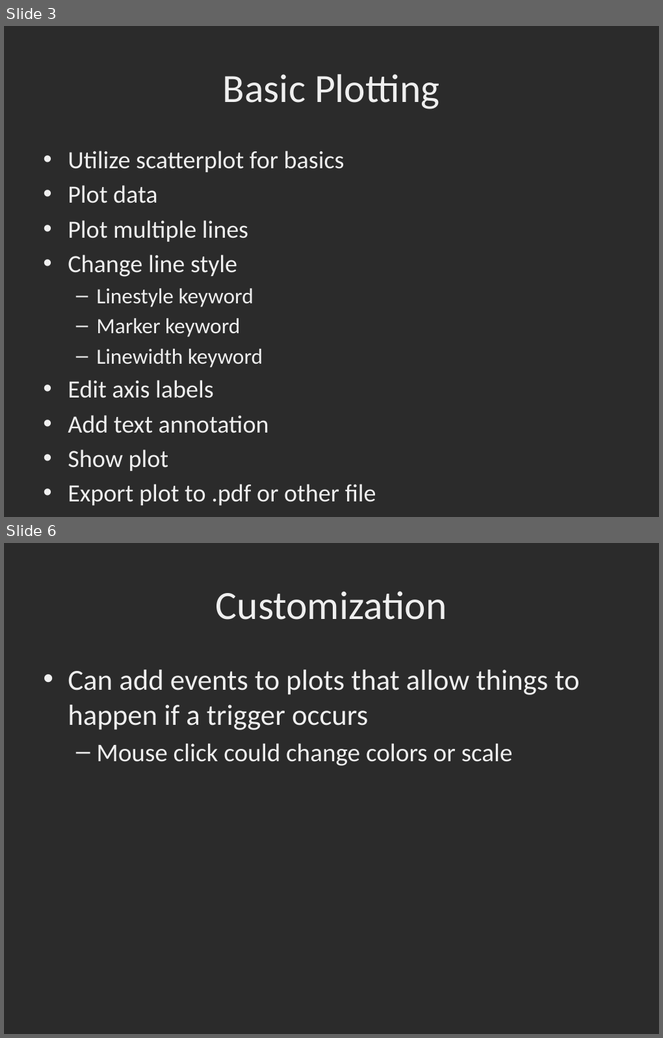
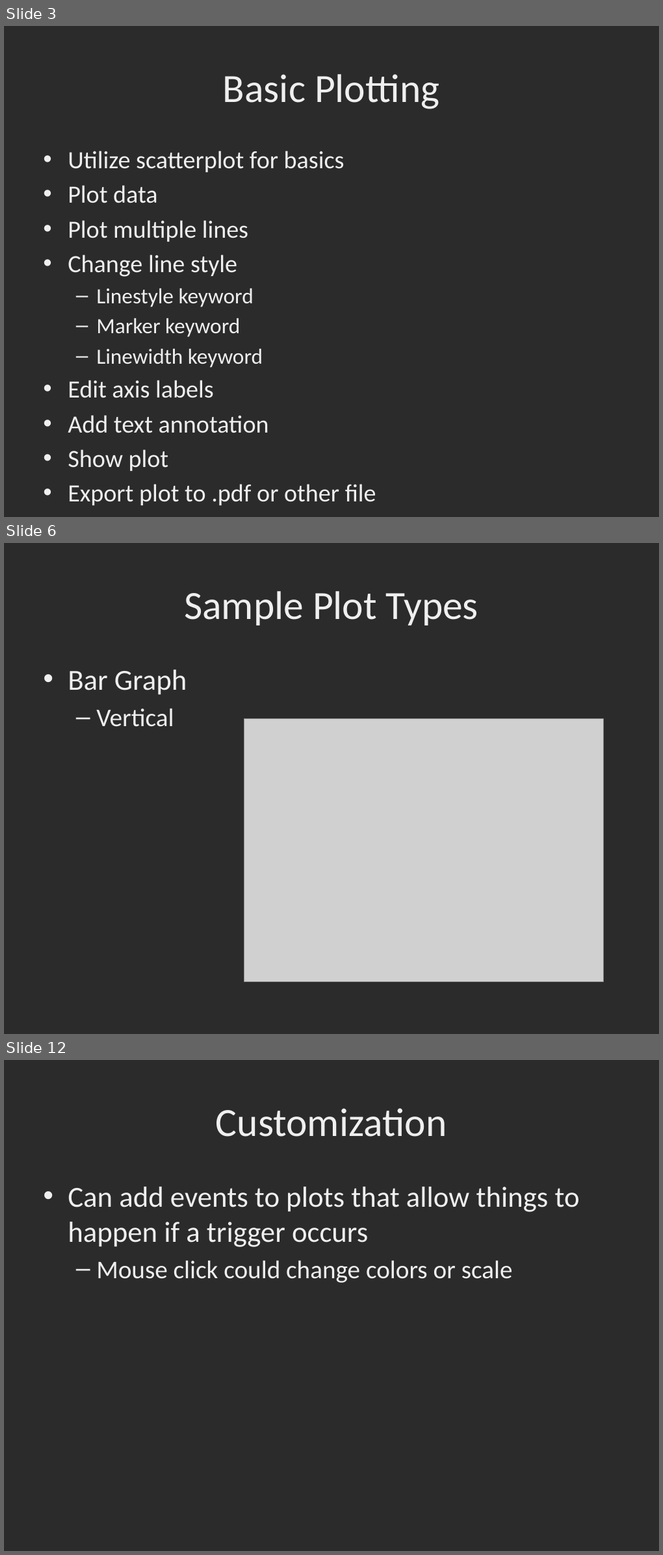
Before and after one commit to dbowmans46/PracticalProgramming, a slide deck: Session 7 - Python/Instructional Material/Session 7 - Python Plotting with MatPlotLib.pptx. Shown one above the other, each under a label of ours: slides 3 and 6 before the commit, slides 3, 6 and 12 after it; the slides between them are not shown. The pictures are 663x1038 and 663x1555 pixels, drawn with LibreOffice and Linux fonts; fonts in the diff are those of the drawing; grey boxes stand for pictures; background and template pictures are left out; a plain dark background stands for a picture behind light text. Boxes give left, top, right and bottom in pixels: in the first picture for what was removed or moved away, otherwise in the second. Text is boxed around its words. In the diff, an @@ line names an element or a change of style, - is before the commit and + after.

Commit message:
Added example images of plots.

```diff
--- a/Session 7 - Python/Instructional Material/Session 7 - Python Plotting with MatPlotLib.pptx
+++ b/Session 7 - Python/Instructional Material/Session 7 - Python Plotting with MatPlotLib.pptx
@@ slide 6 added at box(4, 543, 659, 1034), background picture (left out) @@
@@ title added at box(184, 591, 478, 626), 44 pt, text #EFEFEF @@
+Sample Plot Types
@@ text added at box(68, 670, 187, 727), 32 pt, text #EFEFEF @@
+• Bar Graph
+  – Vertical
@@ picture added at box(244, 719, 604, 981) @@
@@ what was slide 6 is now slide 12 @@
```
Also in this commit, not shown: 2 slides changed, 5 other slides added.
